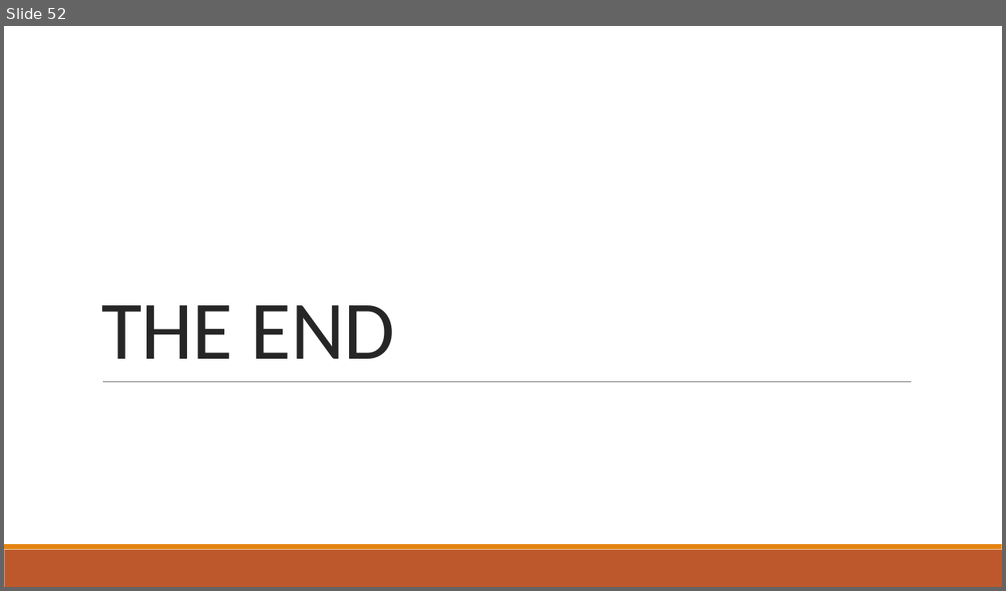
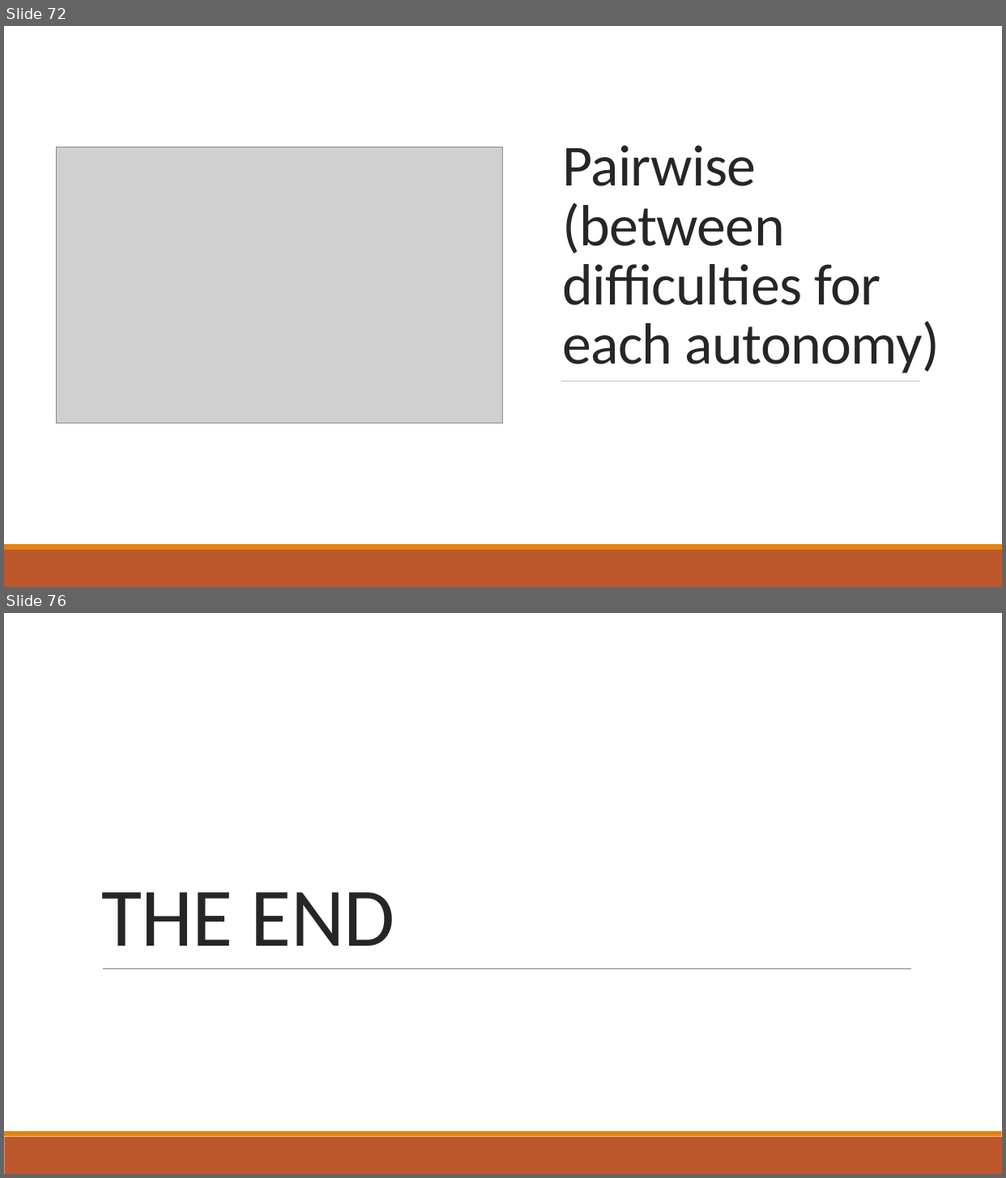
Before and after one commit to mpan31415/AutonomyFitts, a slide deck: R_analysis/results_interpretation_short.pptx. Shown one above the other, each under a label of ours: slide 52 before the commit, slides 72 and 76 after it; the slides between them are not shown. The pictures are 1006x591 and 1006x1178 pixels, drawn with LibreOffice and Linux fonts; fonts in the diff are those of the drawing; grey boxes stand for pictures. Boxes give left, top, right and bottom in pixels: in the first picture for what was removed or moved away, otherwise in the second. Text is boxed around its words. In the diff, an @@ line names an element or a change of style, - is before the commit and + after.

```diff
--- a/R_analysis/results_interpretation_short.pptx
+++ b/R_analysis/results_interpretation_short.pptx
@@ slide 72 added at bbox=[4, 26, 1002, 587], background #FFFFFF @@
@@ rectangle added at bbox=[4, 26, 1002, 544], fill #FFFFFF @@
@@ title added at bbox=[562, 145, 940, 373], 56 pt, text #262626 @@
+Pairwise (between difficulties for each autonomy)
@@ picture added at bbox=[56, 148, 503, 424] @@
@@ line added from (561, 382) to (920, 382), #637052 0.5 pt @@
@@ rectangle added at bbox=[4, 544, 1002, 550], fill #E48312 @@
@@ rectangle added at bbox=[4, 550, 1002, 587], fill #BD582C @@
@@ what was slide 52 is now slide 76 @@
```
Also in this commit, not shown: 23 other slides added, 2 other files.
